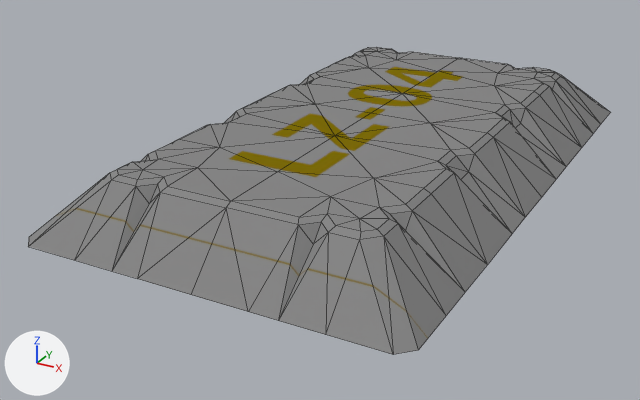
One commit to the Blender file data/blender/saves/landing_pad.blend: the scene before it, then after it.
Before and after are seen from a 50 mm camera at (28.57, -60.21, 21.98) aimed at (-2.28, -4.12, -6.06). The lights are fixed; the arrows at lower left show +X, +Y and +Z. Mesh edges are drawn as thin lines.

The scene before the commit, as lines of its bpy script (objects in view):
```python
me_plane = bpy.data.meshes.new('Plane')
me_plane.from_pydata(...)  # 191 vertices, 280 faces; spans x -14.0..14.0, y -24.0..24.0, z -4.0..0.2
me_plane.materials.append(mat_material_001)  # its picture is missing
ob_plane = bpy.data.objects.new('Plane', me_plane)
ob_plane.location = (0.0, 0.0, 0.0)
```
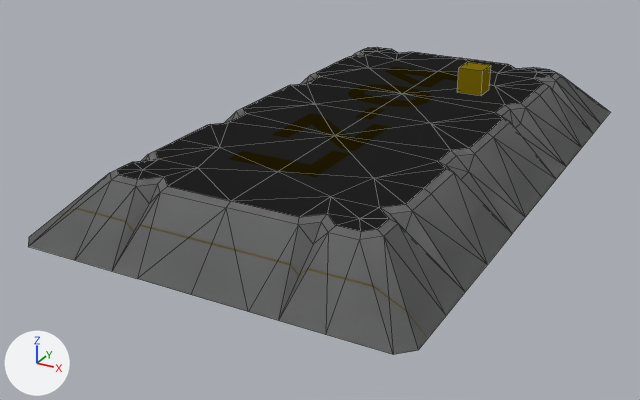
What changed in the scene script:
```text
Change me_plane:
    used by ob_plane; location = (0.0, 0.0, 0.0)
    remove me_plane.from_pydata(...)  # 191 vertices, 280 faces; spans x -14.0..14.0, y -24.0..24.0, z -4.0..0.2
    add me_plane.from_pydata(...)  # 390 vertices, 610 faces; spans x -14.0..14.0, y -24.0..24.0, z -4.0..3.4
    me_plane part 1: a new loose piece, a box spanning x 5.1..7.1, y 5.1..7.1, z 1.4..3.4, in mat_material_001 (its picture is missing)
    me_plane part 2
    4 faces are deleted
    151 vertices are added at x -14.0..14.0, y -24.0..24.0, z -4.0..0.2
    7 new vertices lie (-4.0, 0.0, 4.0) away from vertices in x 14.0, y -19.0..19.0, z -4.0
    7 new vertices lie (4.0, 0.0, 4.0) away from vertices in x -14.0, y -19.0..19.0, z -4.0
    5 new vertices lie (1.0, -1.0, 0.0) away from vertices in x -10.0..9.0, y -19.0..16.0, z 0.0
    6 new vertices lie (-0.5, -0.2, 0.2) away from vertices in x 9.0..10.0, y -17.0..19.0, z 0.0
    5 new vertices lie (0.0, -2.0, 0.0) away from vertices in x -10.0..10.0, y -5.0..19.0, z -1.0..0.0
    5 new vertices lie (1.0, 1.0, 0.0) away from vertices in x -10.0..9.0, y -16.0..19.0, z 0.0..0.2
    5 new vertices lie (0.5, -0.2, 0.2) away from vertices in x -10.0..-9.0, y -17.0..19.0, z 0.0
    328 new faces join them
```

Boxes [x1, y1, x2, y2] around the edits, measured in the pictures (640 x 400 px):
part 1 of me_plane, added (brown)
    after: [457, 62, 491, 96]
part 2 of me_plane, built on
    before: [137, 208, 248, 311]
    after: [28, 47, 610, 354]
